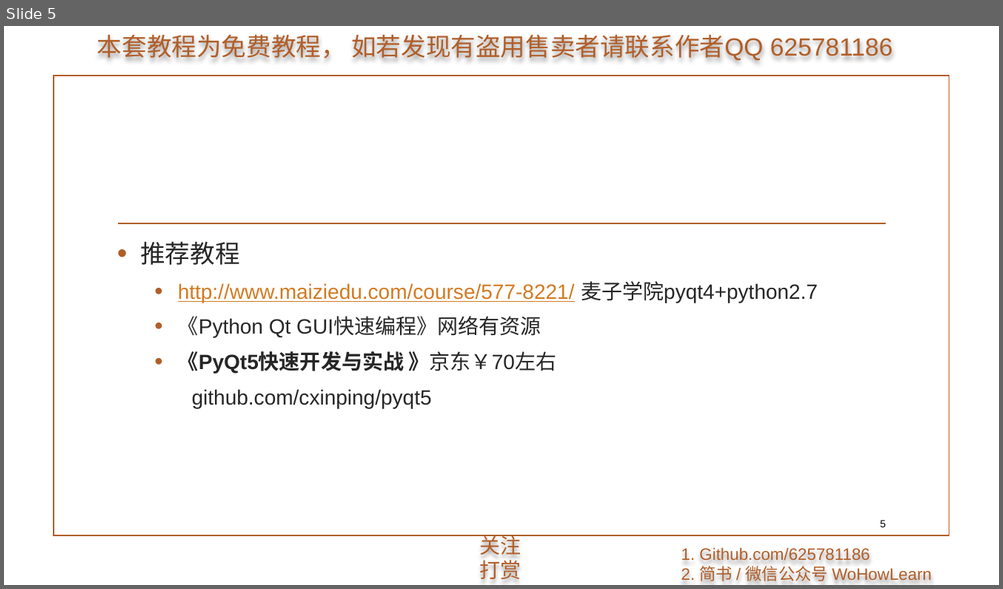
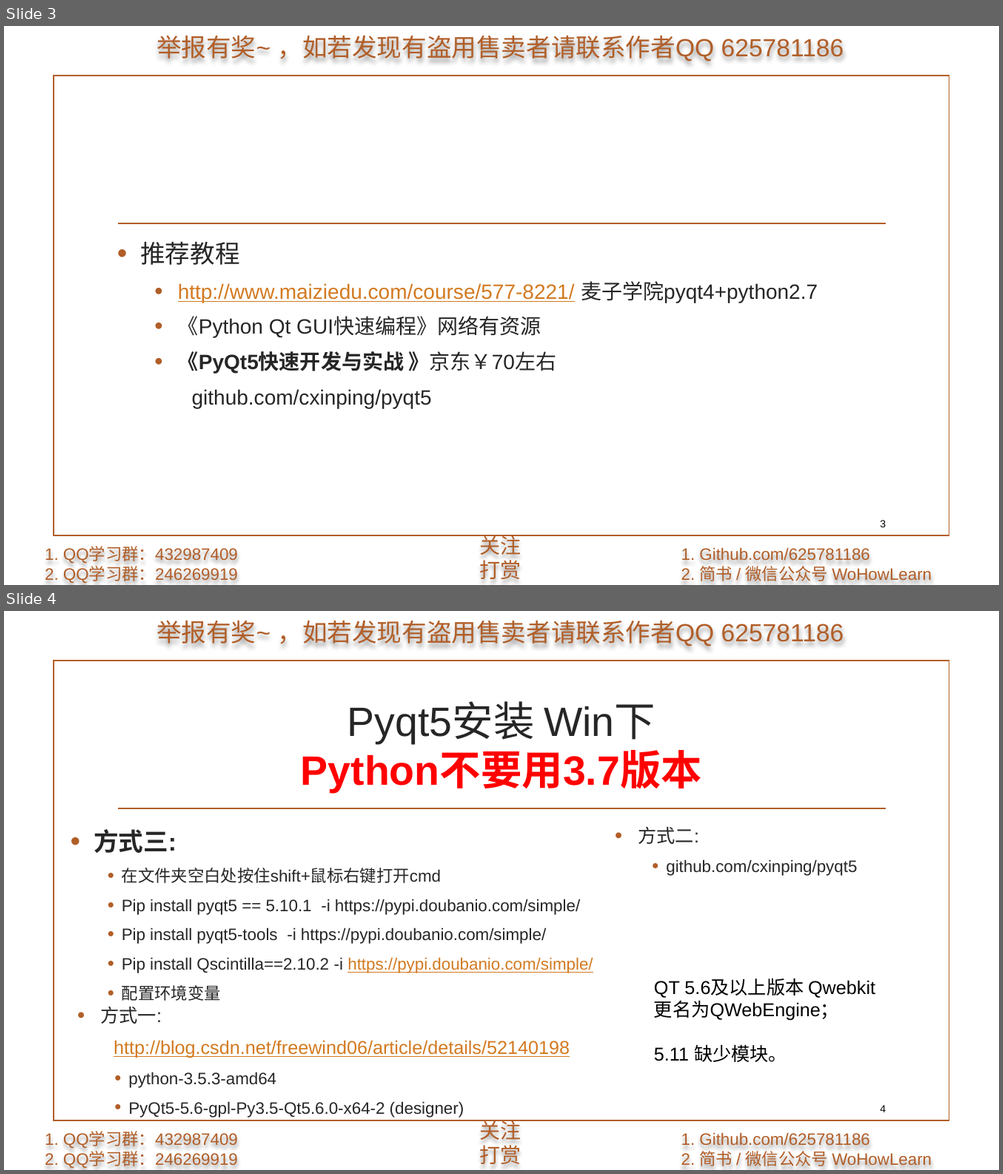
Before and after one commit to 625781186/WoHowLearn_PyQt5, a slide deck: 1.准备/1.准备.pptx. Shown one above the other, each under a label of ours: slide 5 before the commit, slides 3 and 4 after it. The pictures are 1003x589 and 1003x1174 pixels, drawn with LibreOffice and Linux fonts; fonts in the diff are those of the drawing; background and template pictures are left out. Boxes give left, top, right and bottom in pixels: in the first picture for what was removed or moved away, otherwise in the second. Text is boxed around its words. In the diff, an @@ line names an element or a change of style, - is before the commit and + after.

```diff
--- a/1.准备/1.准备.pptx
+++ b/1.准备/1.准备.pptx
@@ slide 4 added at box(4, 611, 999, 1170), background picture (left out); not listed: 6 template elements that a slide beside it also shows @@
@@ title added at box(301, 703, 702, 792), 39.6 pt, text #FF0000, bold @@
+Pyqt5安装 Win下
+Python不要用3.7版本
@@ text added at box(94, 829, 592, 1001), 16 pt, text #262626 @@
+    • 方式三:
+      • 在文件夹空白处按住shift+鼠标右键打开cmd
+      • Pip install pyqt5 == 5.10.1 -i https://pypi.doubanio.com/simple/
+      • Pip install pyqt5-tools -i https://pypi.doubanio.com/simple/
+      • Pip install Qscintilla==2.10.2 -i https://pypi.doubanio.com/simple/
+      • 配置环境变量
@@ text added at box(638, 827, 856, 876), 16 pt, text #262626 @@
+    • 方式二:
+      • github.com/cxinping/pyqt5
@@ text added at box(654, 979, 875, 1062), 18 pt, text #000000 @@
+QT 5.6及以上版本 Qwebkit
+更名为QWebEngine；
+5.11 缺少模块。
@@ text added at box(101, 1007, 569, 1118), 16 pt, text #262626 @@
+    • 方式一:
+    http://blog.csdn.net/freewind06/article/details/52140198
+      • python-3.5.3-amd64
+      • PyQt5-5.6-gpl-Py3.5-Qt5.6.0-x64-2 (designer)
@@ page number added at box(879, 1105, 885, 1113), 10 pt, text #000000 @@
+4
@@ what was slide 5 is now slide 3 @@
@@ slide 3 changed as well @@
@@ text at box(156, 36, 844, 62): text changed @@
-本套教程为免费教程， 如若发现有盗用售卖者请联系作者QQ 625781186
+举报有奖~ ，如若发现有盗用售卖者请联系作者QQ 625781186
@@ page number at box(879, 520, 885, 528): text changed @@
-5
+3
@@ text added at box(45, 547, 238, 584), 16 pt, text #B15E28 @@
+1. QQ学习群：432987409
+2. QQ学习群：246269919
```
Also in this commit, not shown: 4 other slides changed, 1 other slide added, 4 slides removed.
